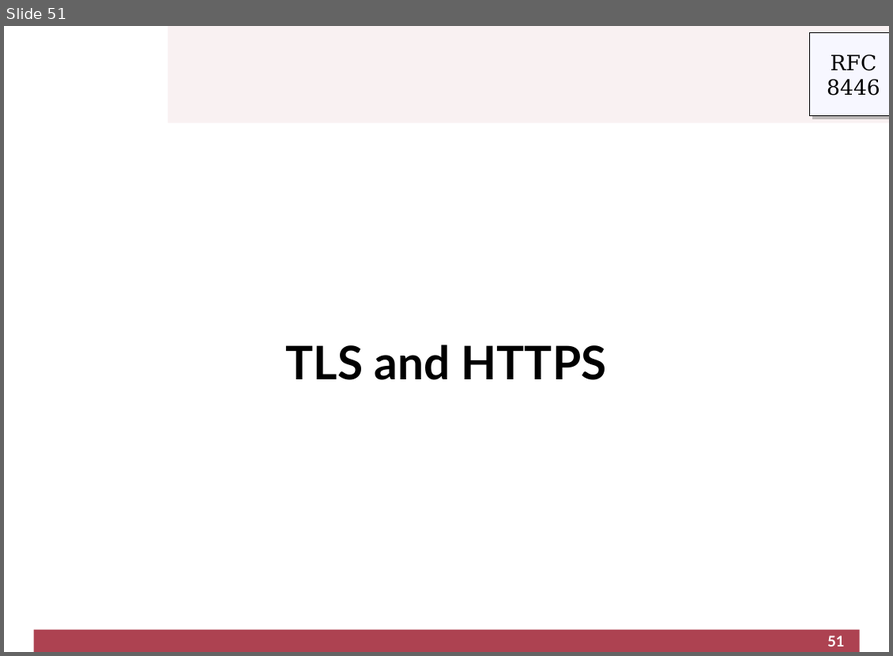
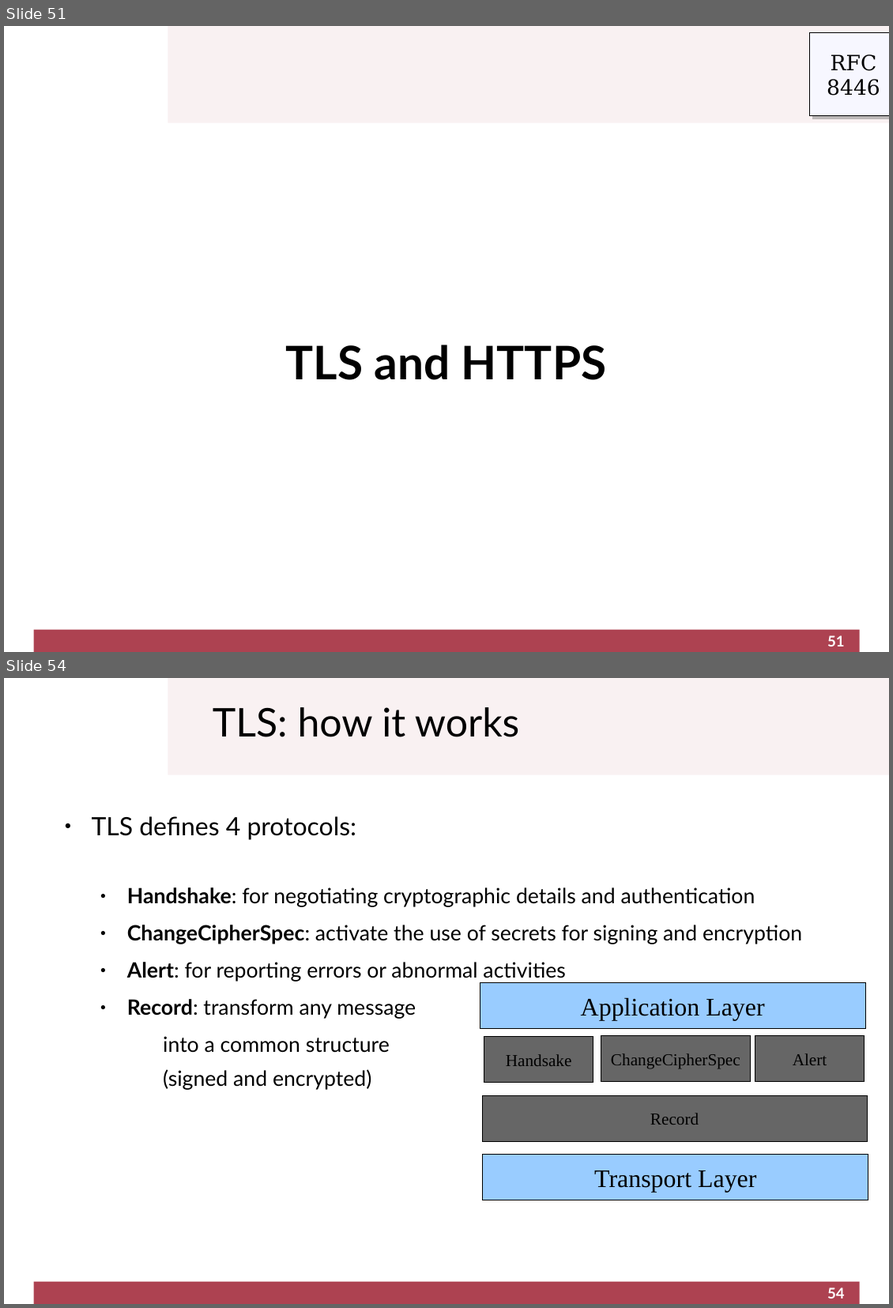
Before and after one commit to cletomartin/redes1, a slide deck: slides/application.odp. Shown one above the other, each under a label of ours: slide 51 before the commit, slides 51 and 54 after it; the slides between them are not shown. The pictures are 893x656 and 893x1308 pixels, drawn with LibreOffice and Linux fonts; fonts in the diff are those of the drawing; background and template pictures are left out. Boxes give left, top, right and bottom in pixels: in the first picture for what was removed or moved away, otherwise in the second. Text is boxed around its words. In the diff, an @@ line names an element or a change of style, - is before the commit and + after.

```diff
--- a/slides/application.odp
+++ b/slides/application.odp
@@ slide 54 added at [4, 678, 889, 1304], background #FFFFFF; not listed: 2 template elements that a slide beside it also shows @@
@@ title added at [213, 707, 519, 737], 37.6 pt, text #000000 @@
+TLS: how it works
@@ text added at [92, 816, 802, 1090], 20 pt, text #000000 @@
+● TLS defines 4 protocols:
+  ● Handshake: for negotiating cryptographic details and authentication
+  ● ChangeCipherSpec: activate the use of secrets for signing and encryption
+  ● Alert: for reporting errors or abnormal activities
+  ● Record: transform any message
+    into a common structure
+    (signed and encrypted)
@@ rectangle added at [480, 982, 865, 1029], fill #99CCFF, outline #000000 0 pt, 24 pt, text #000000 @@
+Application Layer
@@ rectangle added at [484, 1037, 593, 1083], fill #666666, outline #000000 0 pt, 16 pt, text #000000 @@
+Handsake
@@ rectangle added at [601, 1036, 751, 1082], fill #666666, outline #000000 0 pt, 16 pt, text #000000 @@
+ChangeCipherSpec
@@ rectangle added at [755, 1036, 864, 1082], fill #666666, outline #000000 0 pt, 16 pt, text #000000 @@
+Alert
@@ rectangle added at [483, 1095, 867, 1141], fill #666666, outline #000000 0 pt, 16 pt, text #000000 @@
+Record
@@ rectangle added at [483, 1154, 868, 1200], fill #99CCFF, outline #000000 0 pt, 24 pt, text #000000 @@
+Transport Layer
@@ page number added at [827, 1287, 845, 1298], 14 pt, text #FFFFFF, bold @@
+54
```
Also in this commit, not shown: 1 slide changed, 4 other slides added, 1 other file.
